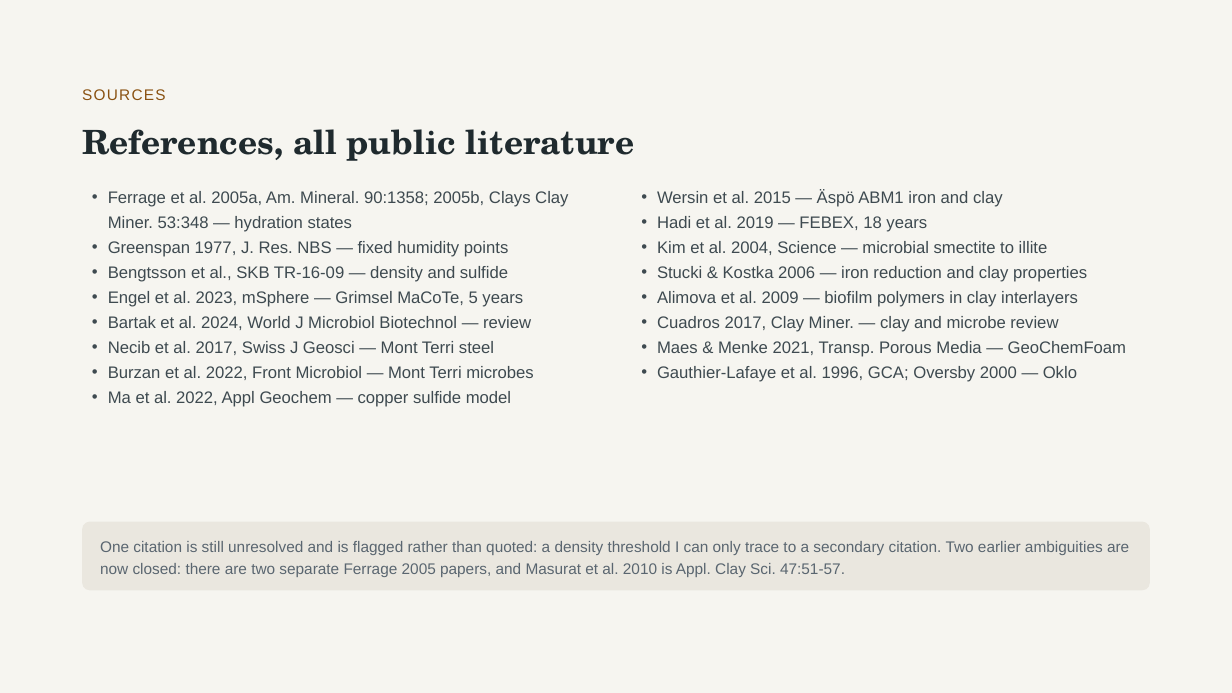
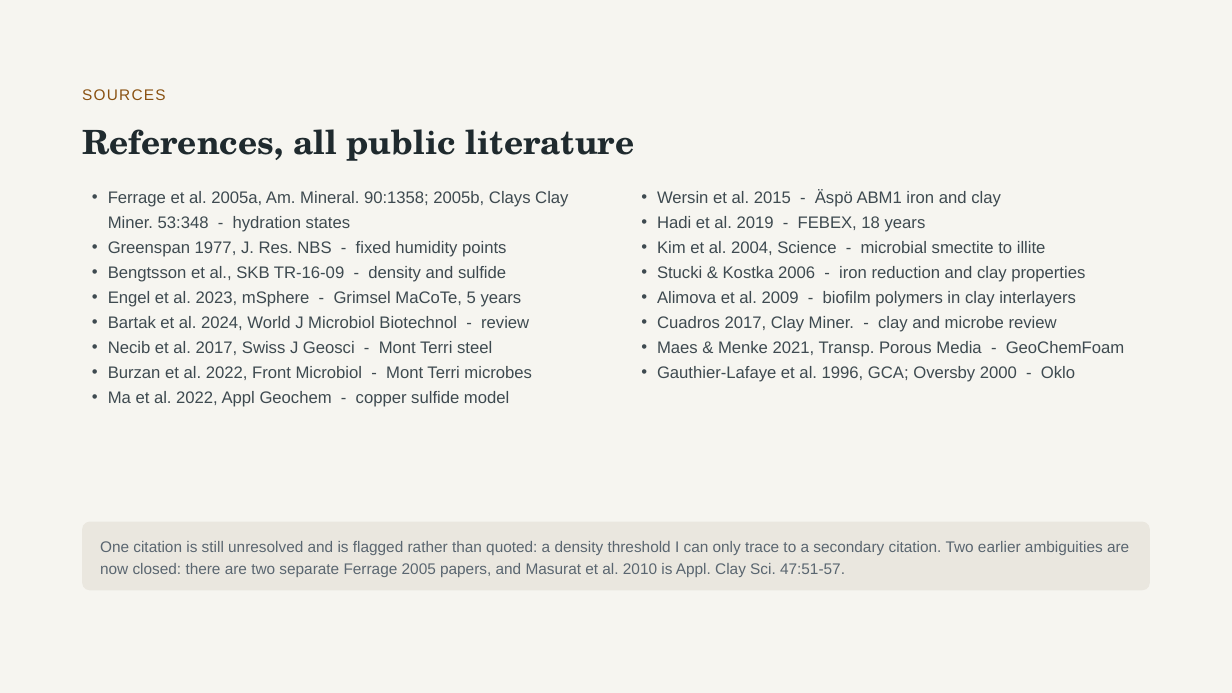
Before and after one commit to aurascoper/flow-cytometry-model-bridge, a slide deck: slide 18 of presentations/Clay_Microbes_Metal_22slides_Flow_Cytometry_Addendum.pptx. Drawn at 1232x693 pixels with LibreOffice and Linux fonts; fonts in the diff are those of the drawing. Boxes give left, top, right and bottom in pixels: in the first picture for what was removed or moved away, otherwise in the second. Text is boxed around its words. In the diff, an @@ line names an element or a change of style, - is before the commit and + after.

```diff
--- a/presentations/Clay_Microbes_Metal_22slides_Flow_Cytometry_Addendum.pptx
+++ b/presentations/Clay_Microbes_Metal_22slides_Flow_Cytometry_Addendum.pptx
@@ text at [108, 191, 568, 407]: text changed @@
-• Ferrage et al. 2005a, Am. Mineral. 90:1358; 2005b, Clays Clay Miner. 53:348 — hydration states
-• Greenspan 1977, J. Res. NBS — fixed humidity points
-• Bengtsson et al., SKB TR-16-09 — density and sulfide
-• Engel et al. 2023, mSphere — Grimsel MaCoTe, 5 years
-• Bartak et al. 2024, World J Microbiol Biotechnol — review
-• Necib et al. 2017, Swiss J Geosci — Mont Terri steel
-• Burzan et al. 2022, Front Microbiol — Mont Terri microbes
-• Ma et al. 2022, Appl Geochem — copper sulfide model
+• Ferrage et al. 2005a, Am. Mineral. 90:1358; 2005b, Clays Clay Miner. 53:348 - hydration states
+• Greenspan 1977, J. Res. NBS - fixed humidity points
+• Bengtsson et al., SKB TR-16-09 - density and sulfide
+• Engel et al. 2023, mSphere - Grimsel MaCoTe, 5 years
+• Bartak et al. 2024, World J Microbiol Biotechnol - review
+• Necib et al. 2017, Swiss J Geosci - Mont Terri steel
+• Burzan et al. 2022, Front Microbiol - Mont Terri microbes
+• Ma et al. 2022, Appl Geochem - copper sulfide model
@@ text at [657, 189, 1124, 382]: text changed @@
-• Wersin et al. 2015 — Äspö ABM1 iron and clay
-• Hadi et al. 2019 — FEBEX, 18 years
-• Kim et al. 2004, Science — microbial smectite to illite
-• Stucki & Kostka 2006 — iron reduction and clay properties
-• Alimova et al. 2009 — biofilm polymers in clay interlayers
-• Cuadros 2017, Clay Miner. — clay and microbe review
-• Maes & Menke 2021, Transp. Porous Media — GeoChemFoam
-• Gauthier-Lafaye et al. 1996, GCA; Oversby 2000 — Oklo
+• Wersin et al. 2015 - Äspö ABM1 iron and clay
+• Hadi et al. 2019 - FEBEX, 18 years
+• Kim et al. 2004, Science - microbial smectite to illite
+• Stucki & Kostka 2006 - iron reduction and clay properties
+• Alimova et al. 2009 - biofilm polymers in clay interlayers
+• Cuadros 2017, Clay Miner. - clay and microbe review
+• Maes & Menke 2021, Transp. Porous Media - GeoChemFoam
+• Gauthier-Lafaye et al. 1996, GCA; Oversby 2000 - Oklo
```
Also in this commit, not shown: 14 other slides changed, 35 other files.
